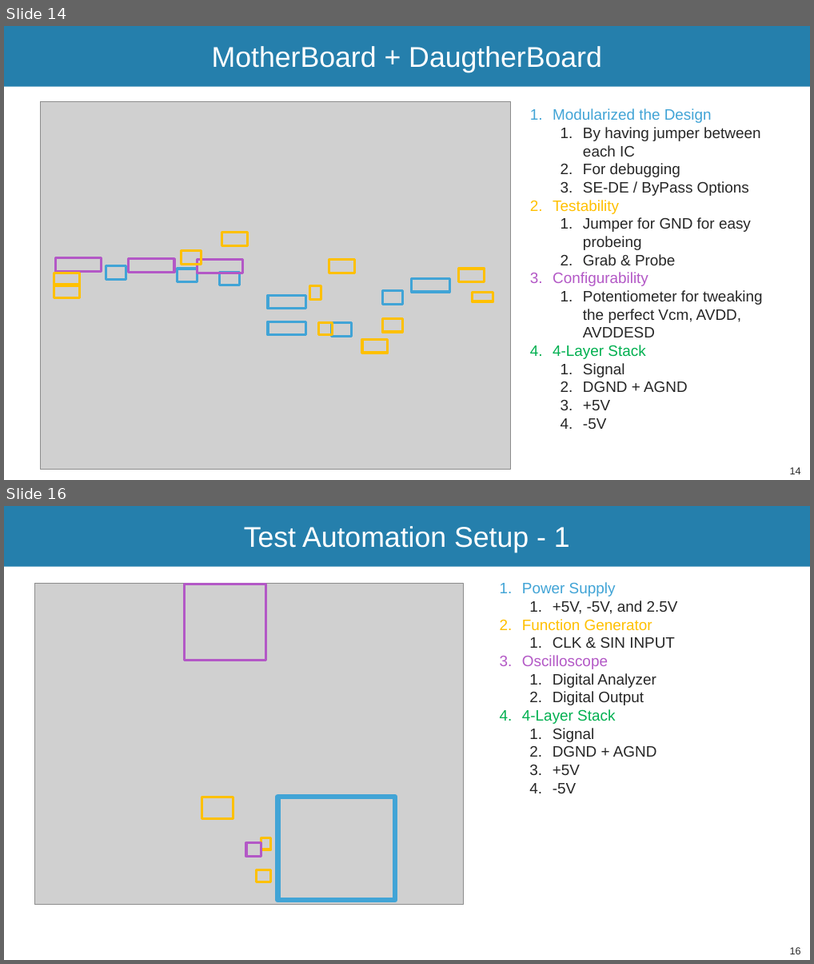
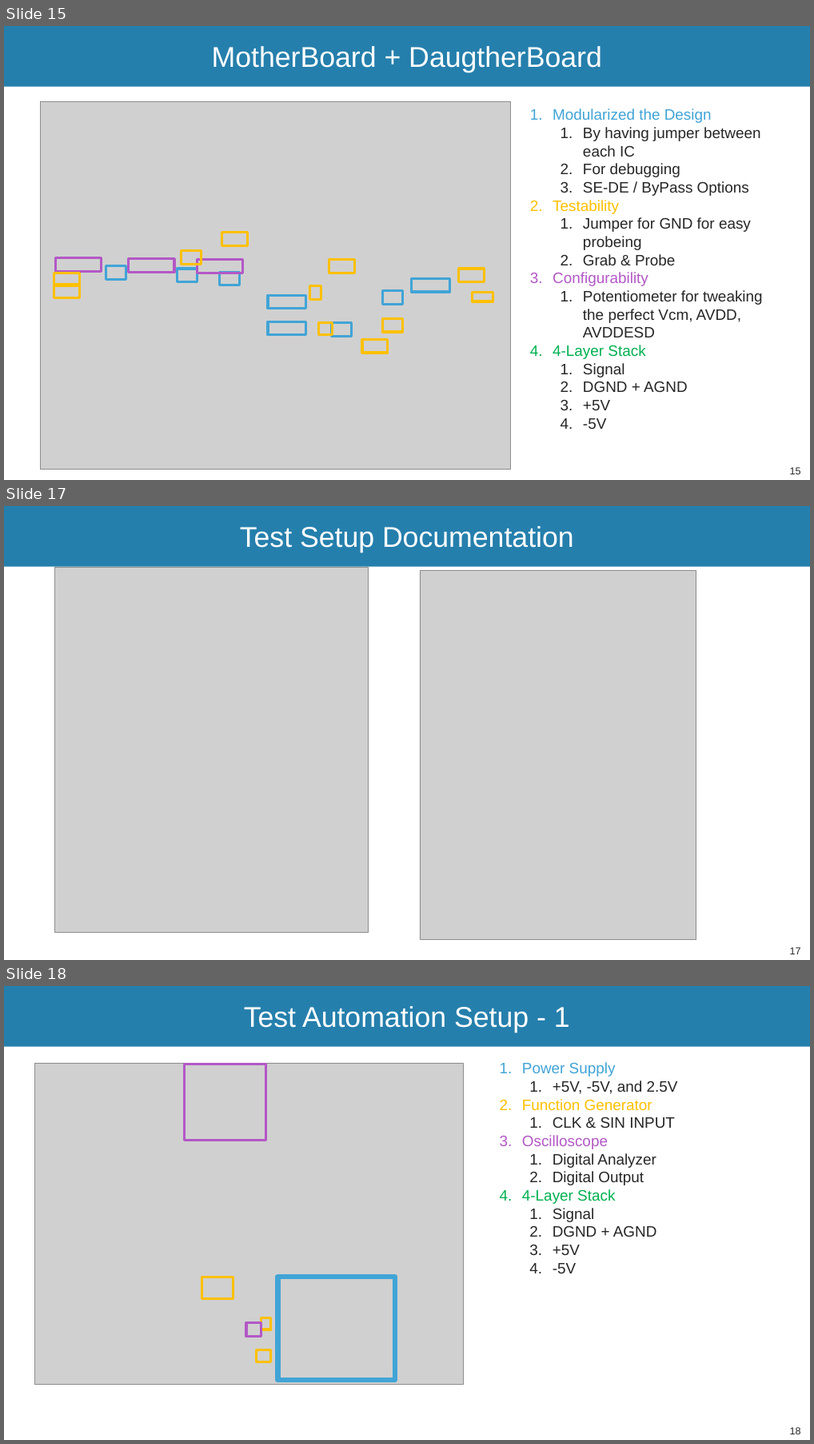
Before and after one commit to stevenli518/ECE266_CMOSCircuitLab, a slide deck: Lab7_ICTesting/PPT/FinalReview/DesignReview_Lab3_Mingjie_Chengming.pptx. Shown one above the other, each under a label of ours: slides 14 and 16 before the commit, slides 15, 17 and 18 after it; the slides between them are not shown. The pictures are 814x964 and 814x1444 pixels, drawn with LibreOffice and Linux fonts; fonts in the diff are those of the drawing; grey boxes stand for pictures; background and template pictures are left out. Boxes give left, top, right and bottom in pixels: in the first picture for what was removed or moved away, otherwise in the second. Text is boxed around its words. In the diff, an @@ line names an element or a change of style, - is before the commit and + after.

```diff
--- a/Lab7_ICTesting/PPT/FinalReview/DesignReview_Lab3_Mingjie_Chengming.pptx
+++ b/Lab7_ICTesting/PPT/FinalReview/DesignReview_Lab3_Mingjie_Chengming.pptx
@@ slide 17 added at (x1=4, y1=506, x2=810, y2=960), background #FFFFFF; not listed: 1 template element that a slide beside it also shows @@
@@ title added at (x1=240, y1=526, x2=574, y2=552), 34 pt, text #FFFFFF @@
+Test Setup Documentation
@@ picture added at (x1=55, y1=567, x2=369, y2=932) @@
@@ picture added at (x1=420, y1=571, x2=697, y2=940) @@
@@ page number added at (x1=790, y1=947, x2=802, y2=954), 12 pt, text #262626 @@
+17
@@ what was slide 14 is now slide 15 @@
@@ page number at (x1=790, y1=467, x2=802, y2=474): text changed @@
-14
+15
@@ what was slide 16 is now slide 18 @@
@@ page number at (x1=790, y1=1427, x2=802, y2=1434): text changed @@
-16
+18
```
Also in this commit, not shown: 4 slides changed, 8 other slides added, 1 slide removed, 10 other files.
